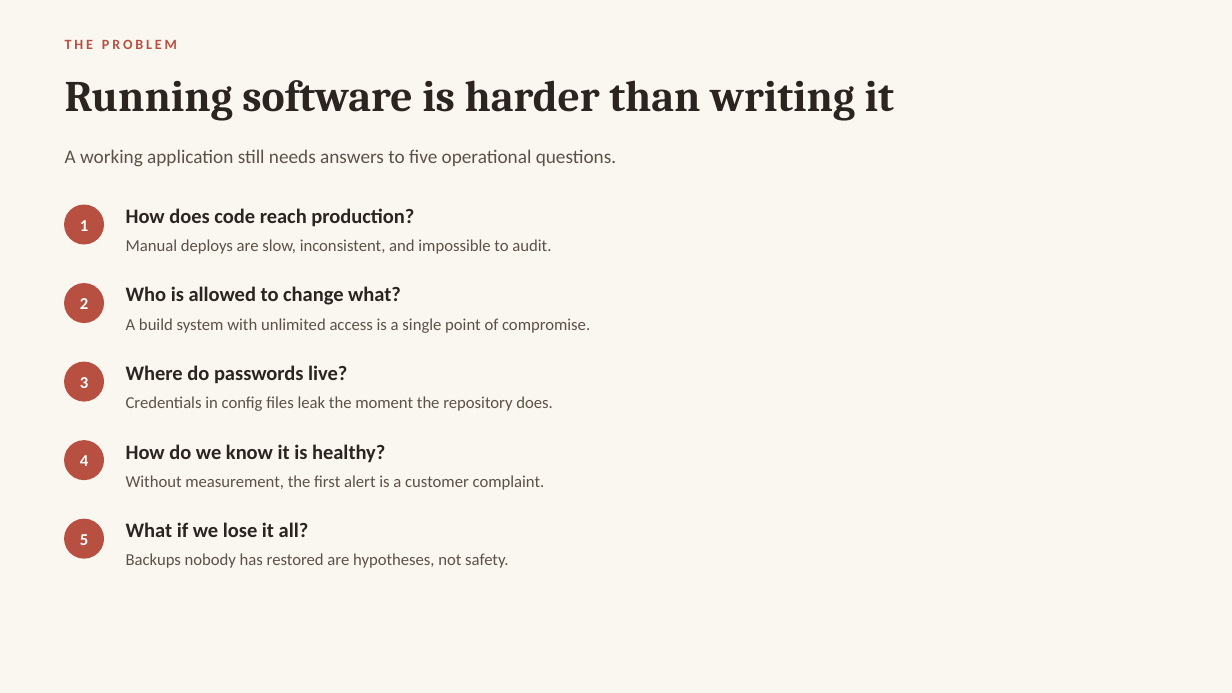
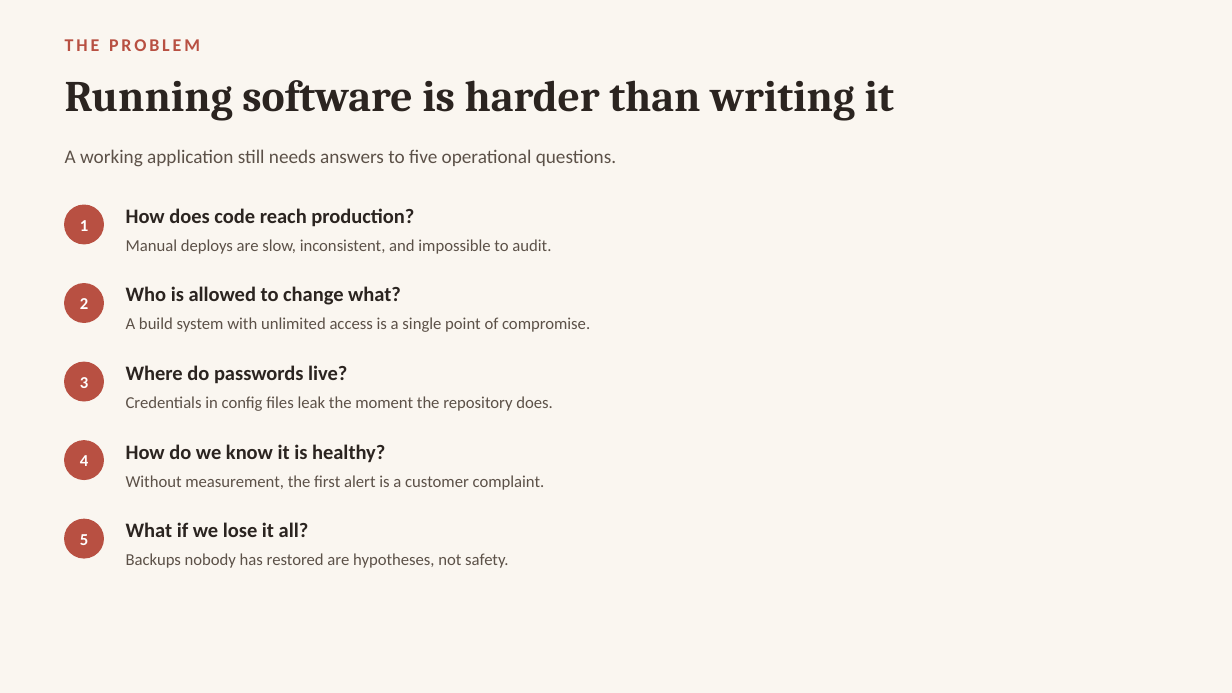
Before and after one commit to yousefsalemW/DEVSECOPS-PLATFORM-EKS, a slide deck: slide 2 of VProfile-DevSecOps-Platform.pptx. Drawn at 1232x693 pixels with LibreOffice and Linux fonts; fonts in the diff are those of the drawing. Boxes give left, top, right and bottom in pixels: in the first picture for what was removed or moved away, otherwise in the second. Text is boxed around its words. In the diff, an @@ line names an element or a change of style, - is before the commit and + after.

```diff
--- a/VProfile-DevSecOps-Platform.pptx
+++ b/VProfile-DevSecOps-Platform.pptx
@@ text "THE PROBLEM" at [65,39,200,51]: size 11 to 14 pt @@
```
Also in this commit, not shown: 1 other slide changed, 32 other files.
